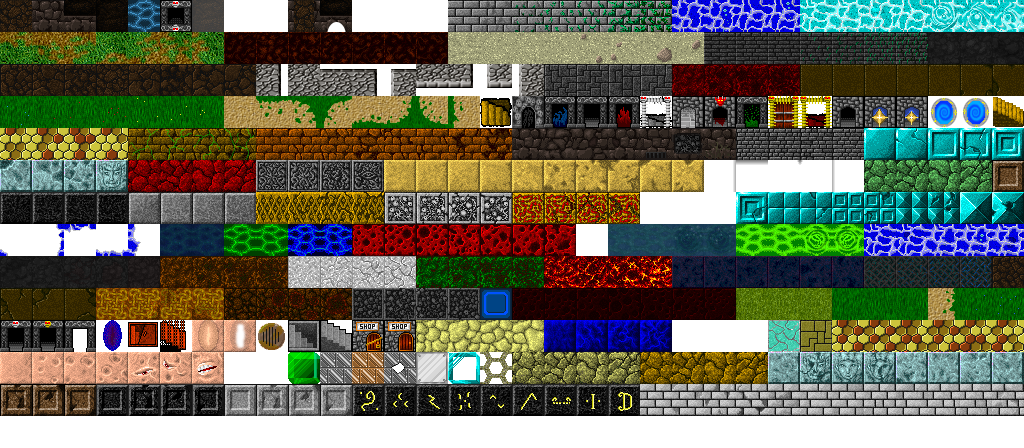
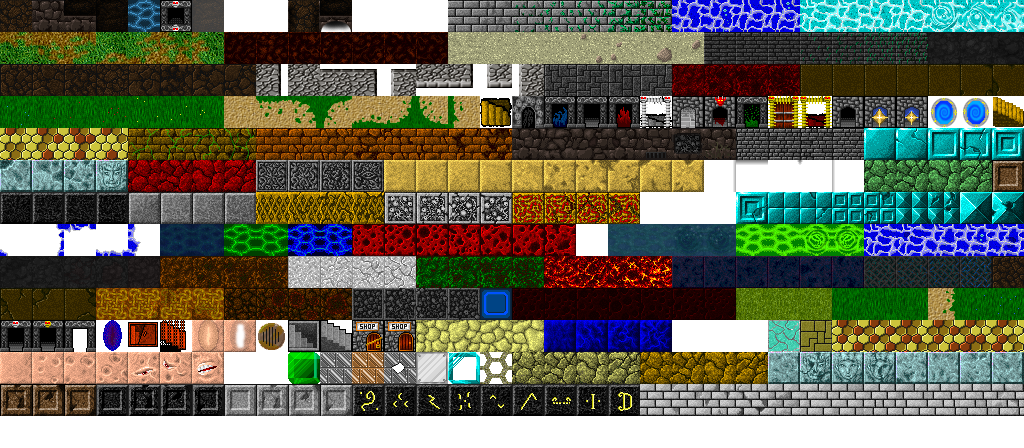
The second w=1024, h=448 image is a revision of the first. Changes to its layers:
painted on "tileset.png" over [289,0,351,32]
